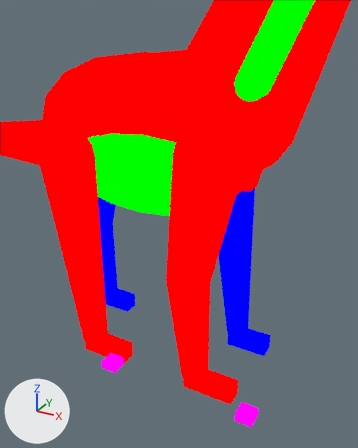
An edit to the Blender file assets-source/blender/motion/brachiosaurus-walk.blend, drawn before and after from the same camera.
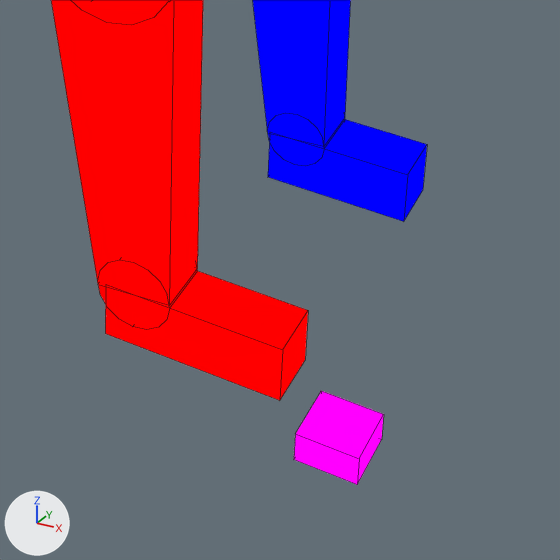
Each version is shown from a 50 mm camera at (89.9, -48.1, 41.6) aimed at (65.7, -4.0, 19.6), then close up on the part from 43% to 86% of the width and 66% to 100% of the height. Lighting does not change. The marker at lower left points along +X, +Y and +Z. The first two pictures are the older version. Both versions are drawn at full value of the shape key 'walk_04' of 'DinoTycoon_Motion_brachiosaurus_walk_near_front_claws'; the numbers are the values there. The close-ups show mesh edges as thin lines.

The first close-up shows 'DinoTycoon_Motion_brachiosaurus_walk_far_front_1', 'DinoTycoon_Motion_brachiosaurus_walk_far_front_foot', 'DinoTycoon_Motion_brachiosaurus_walk_far_front_tip', 'DinoTycoon_Motion_brachiosaurus_walk_near_front_1', 'DinoTycoon_Motion_brachiosaurus_walk_near_front_claws', 'DinoTycoon_Motion_brachiosaurus_walk_near_front_foot', 'DinoTycoon_Motion_brachiosaurus_walk_near_front_joint_1', 'DinoTycoon_Motion_brachiosaurus_walk_near_front_tip'.
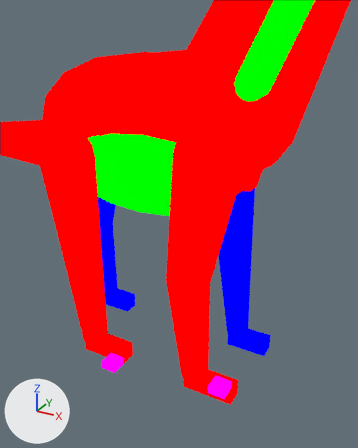
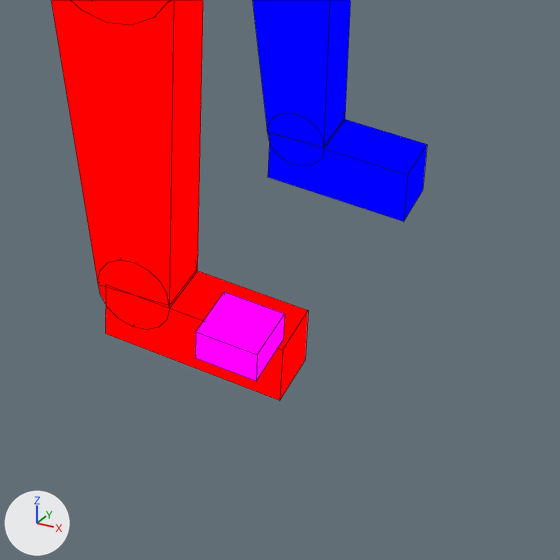
Changed parts and their boxes [x1, y1, x2, y2] in the close-ups (560 x 560 px):
'DinoTycoon_Motion_brachiosaurus_walk_near_front_claws', moved
    before: [294, 391, 384, 485]
    after: [195, 292, 285, 381]

The change, as a diff of the scene's bpy script:
```diff
--- a/assets-source/blender/motion/brachiosaurus-walk.blend.py
+++ b/assets-source/blender/motion/brachiosaurus-walk.blend.py
@@ me_dinotycoon_motion_brachiosaurus_walk_sample_near_front_claws @@
 # used by ob_dinotycoon_motion_brachiosaurus_walk_near_front_claws; location = (0.0, 0.0, 0.0)
-me_dinotycoon_motion_brachiosaurus_walk_sample_near_front_claws.from_pydata(...)  # 8 vertices, 6 faces; spans x 75.33..77.33, y -9.0..-7.0, z 0.0..1.0
+me_dinotycoon_motion_brachiosaurus_walk_sample_near_front_claws.from_pydata(...)  # 8 vertices, 6 faces; spans x 72.01..74.01, y -9.0..-7.0, z 2.4..3.4
+# me_dinotycoon_motion_brachiosaurus_walk_sample_near_front_claws part 1: the whole mesh is moved by (-3.32, 0.0, 2.4)
 me_dinotycoon_motion_brachiosaurus_walk_sample_near_front_claws.materials.append(mat_dinotycoon_role_w)
```
